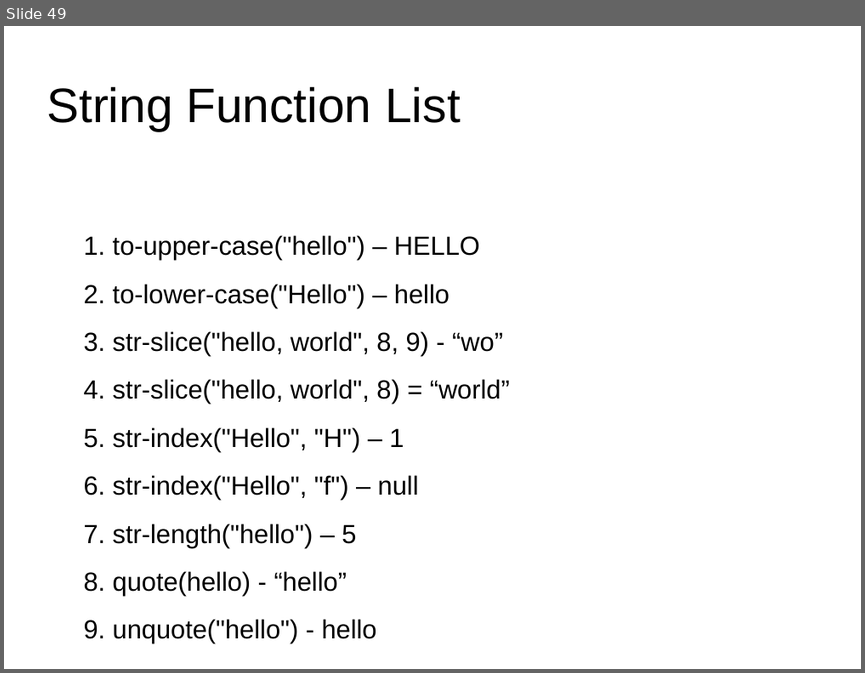
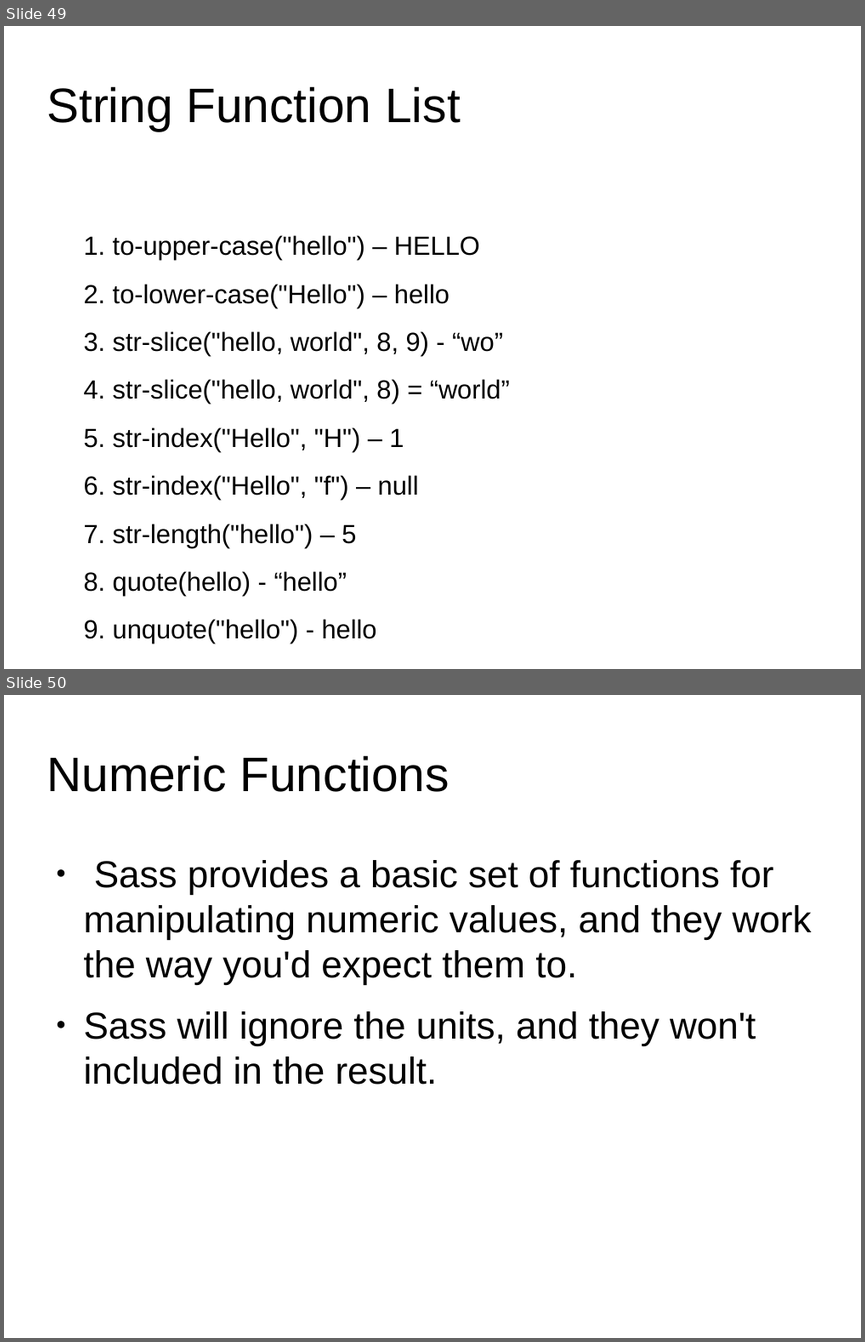
Before and after one commit to anumsh/SASS-Basics, a slide deck: SASS_basics.odp. Shown one above the other, each under a label of ours: slide 49 before the commit, slides 49 and 50 after it. The pictures are 865x673 and 865x1342 pixels, drawn with LibreOffice and Linux fonts; fonts in the diff are those of the drawing; background and template pictures are left out. Boxes give left, top, right and bottom in pixels: in the first picture for what was removed or moved away, otherwise in the second. Text is boxed around its words. In the diff, an @@ line names an element or a change of style, - is before the commit and + after.

Commit message:
feat: Numeric Functions

```diff
--- a/SASS_basics.odp
+++ b/SASS_basics.odp
@@ slide 50 added at (4,695,861,1338), background #FFFFFF @@
@@ title added at (46,755,449,792), 44.8 pt, text #000000 @@
+Numeric Functions
@@ text added at (84,860,812,1084), 34.7 pt, text #000000 @@
+● Sass provides a basic set of functions for manipulating numeric values, and they work the way you'd expect them to.
+● Sass will ignore the units, and they won't included in the result.
```
Also in this commit, not shown: 1 other slide added.
